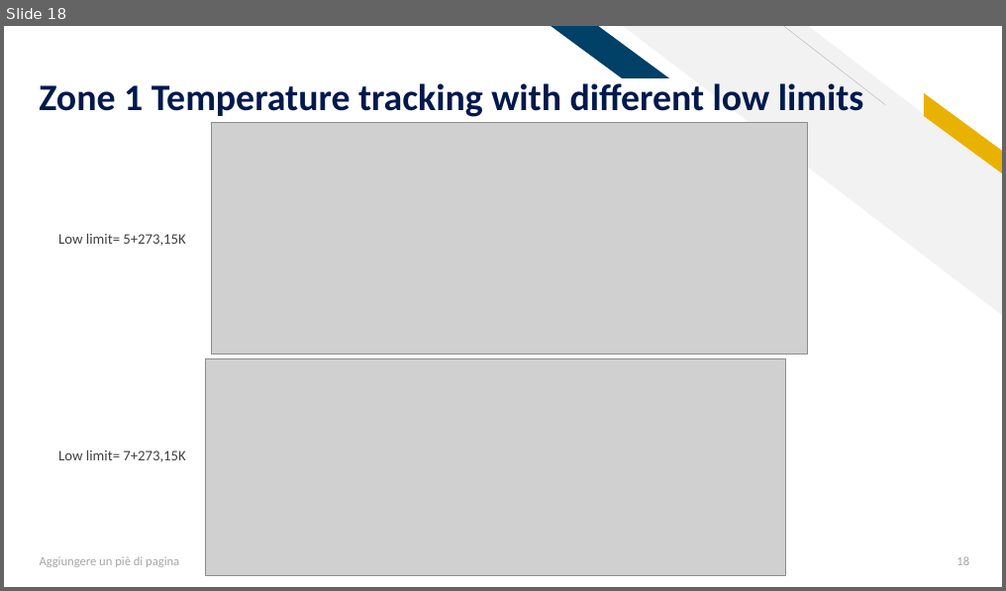
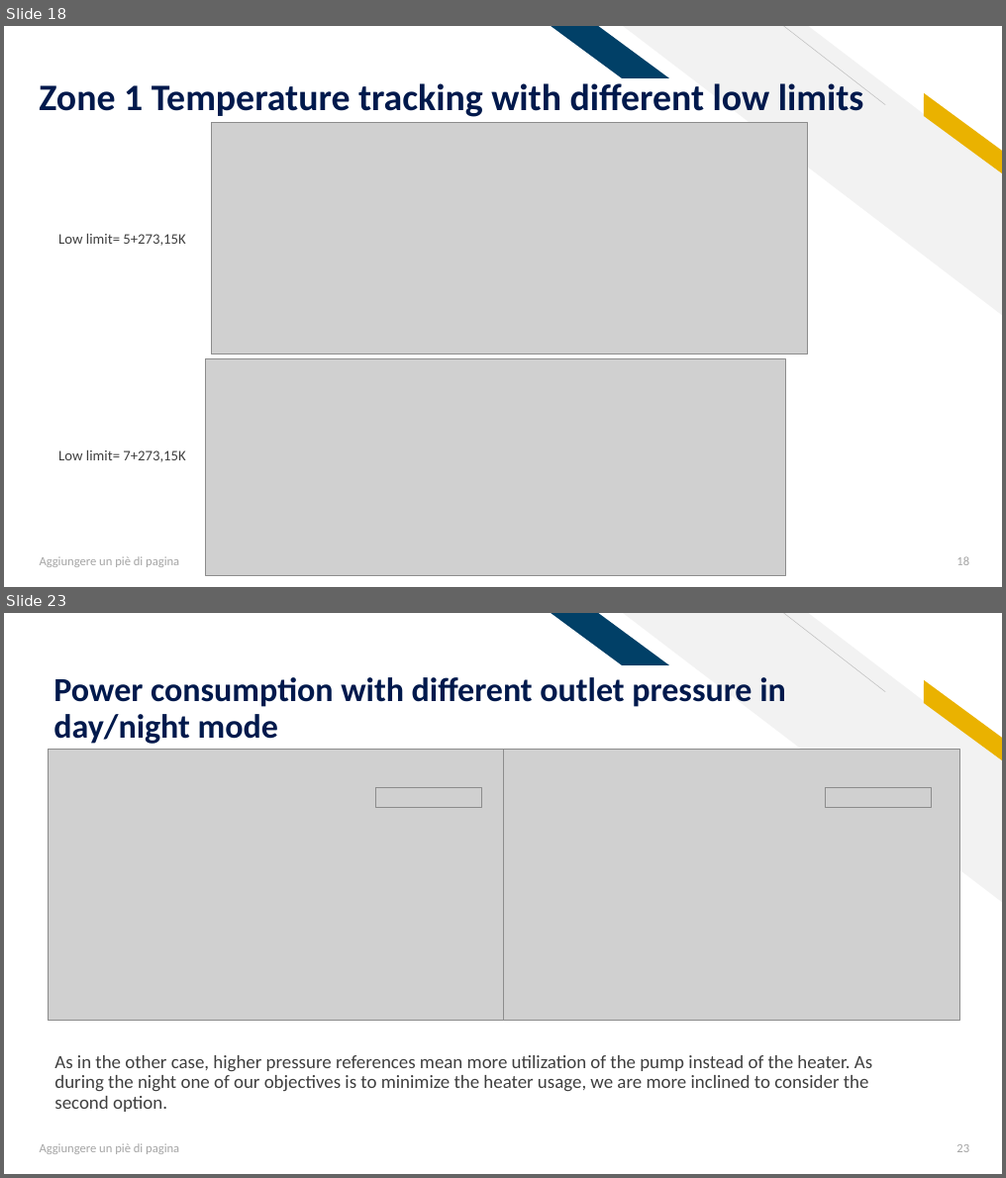
Before and after one commit to AleFire99/AES-git-repo, a slide deck: Aes_Project_2021_2022.pptx. Shown one above the other, each under a label of ours: slide 18 before the commit, slides 18 and 23 after it; the slides between them are not shown. The pictures are 1006x591 and 1006x1178 pixels, drawn with LibreOffice and Linux fonts; fonts in the diff are those of the drawing; grey boxes stand for pictures. Boxes give left, top, right and bottom in pixels: in the first picture for what was removed or moved away, otherwise in the second. Text is boxed around its words. In the diff, an @@ line names an element or a change of style, - is before the commit and + after.

Commit message:
Finally merged all powerpoints together, please give it a look!

```diff
--- a/Aes_Project_2021_2022.pptx
+++ b/Aes_Project_2021_2022.pptx
@@ slide 23 added at (4, 613, 1002, 1174), background #FFFFFF; not listed: 4 template elements that a slide beside it also shows @@
@@ title added at (54, 677, 786, 744), 32.4 pt, text #00194C, bold @@
+Power consumption with different outlet pressure in day/night mode
@@ picture added at (48, 750, 503, 1020) @@
@@ picture added at (503, 750, 959, 1020) @@
@@ picture added at (376, 788, 482, 807) @@
@@ picture added at (826, 788, 932, 807) @@
@@ text added at (54, 1056, 872, 1112), 18 pt, text #3F3F3F @@
+As in the other case, higher pressure references mean more utilization of the pump instead of the heater. As during the night one of our objectives is to minimize the heater usage, we are more inclined to consider the second option.
@@ text added at (40, 1144, 179, 1155), 12 pt, text #A5A5A5 @@
+Aggiungere un piè di pagina
@@ page number added at (956, 1145, 969, 1153), 12 pt, text #A5A5A5 @@
+23
```
Also in this commit, not shown: 1 slide changed, 4 other slides added, 7 other files.
